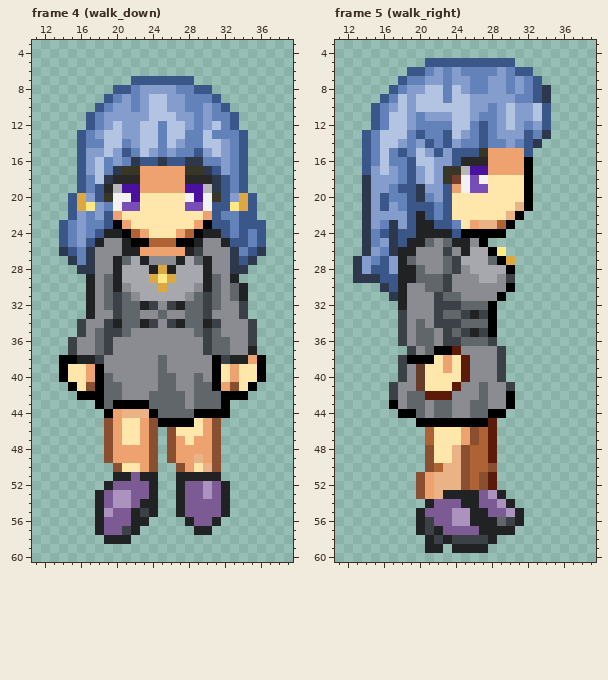
Edited in one commit: pixel-art file (static/img/player/mage.aseprite). Above: the version before the commit.
50x64 pixels, 20 frames. Colours within 5 levels of each other are drawn and written as one. Shown: frame 4 (walk_down): x 11..39, y 3..60; frame 5 (walk_right): x 11..39, y 3..60. The commit also changed other frames, which this record leaves out.
New version:
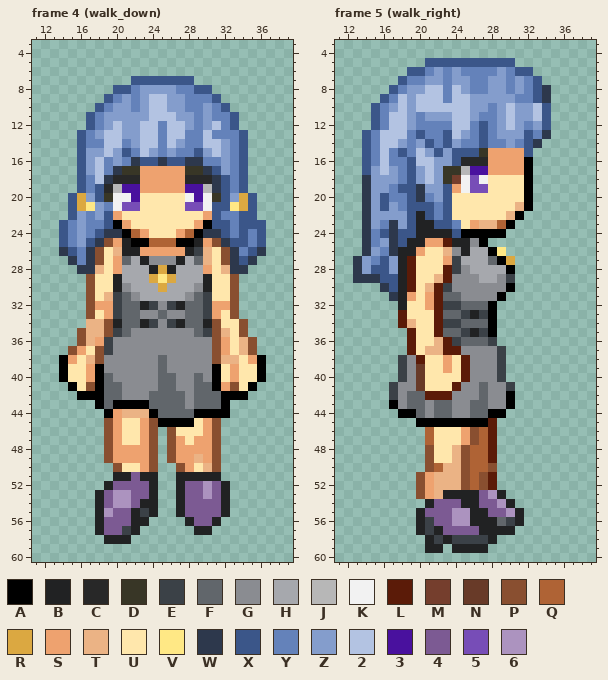
Palette (. is transparent): A #000000  B #212223  C #282828  D #383626  E #3b4147  F #61666b  G #8a8c91  H #a6a8ad  J #b7b7b7  K #f2f2f2  L #5b1b08  M #753e2d  N #683a28  P #894f30  Q #af6335  R #dba841  S #eea26f  T #ebb385  U #ffe7ac  V #ffe885  W #2d384c  X #3b5689  Y #6482ba  Z #849dcc  2 #b3c3e2  3 #49119e  4 #7c5a93  5 #774db7  6 #ac93bf
Changes in this commit:
layer "sleeves" now hidden
Changed rows in their new state; - is an unchanged pixel.
Frame 4 (walk_down):
first column x 15:
24 ----WW---------WW----
25 ---WPS---------SPW---
26 ---PUT---------TUP---
27 ---PUS---------TUP---
28 ---TUS---------SUT---
29 --PUU-----------UUP--
30 --PUU-----------UUP.-
31 --PUT-----------UUP.-
32 --PSS-----------SSP.-
33 --PUS-----------SUP.-
34 -.TTP-----------PUUP.
35 -PTTP-----------PTUP.
36 .PTS-----------GPSUTP
37 PSUP-----------GPSUTP
38 SUTP------------PTTU-
Frame 5 (walk_right):
first column x 18:
25 ---SSL
26 --SUUT
27 -LUUUS
28 -LUUUL
29 -LUUTL
30 -LUTL-
31 -SUSL-
32 -UUSL-
33 LUUUL-
34 LTUUL-
35 .LUULF
36 .LUUTL
37 -LUTTL
38 -GLU--
Boxes around the changes in both pictures, in picture pixels (x1, y1, x2, y2):
changed: (68, 229, 122, 364)
changed: (203, 229, 257, 364)
changed: (398, 238, 452, 364)
